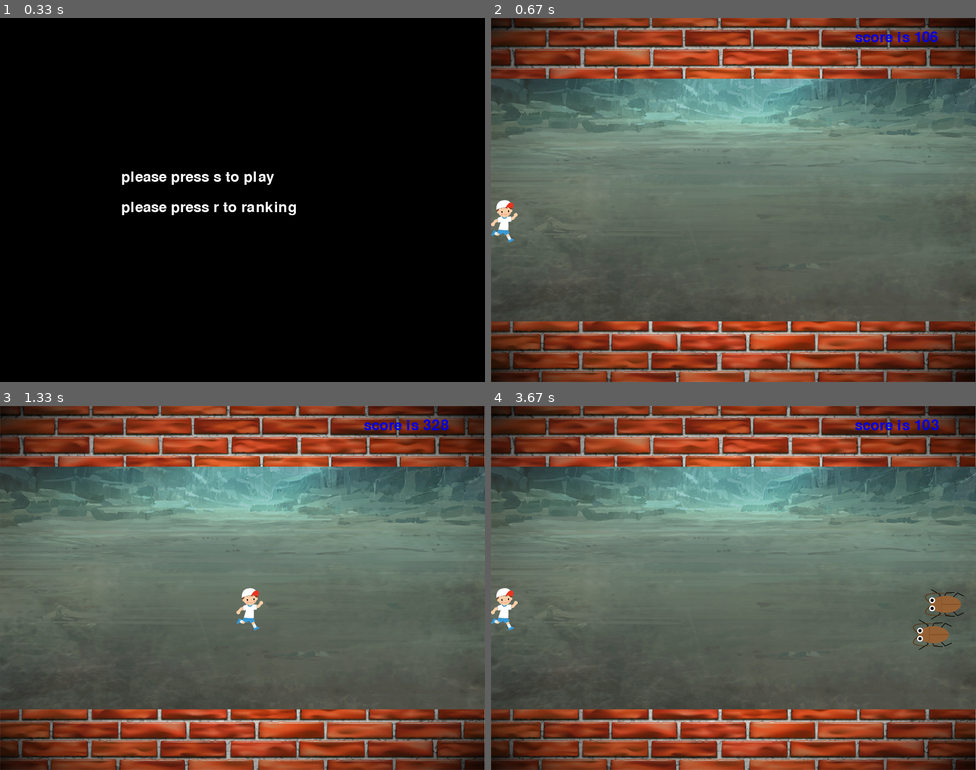
Above: before the commit, frames 1-4 (two rows, left to right).
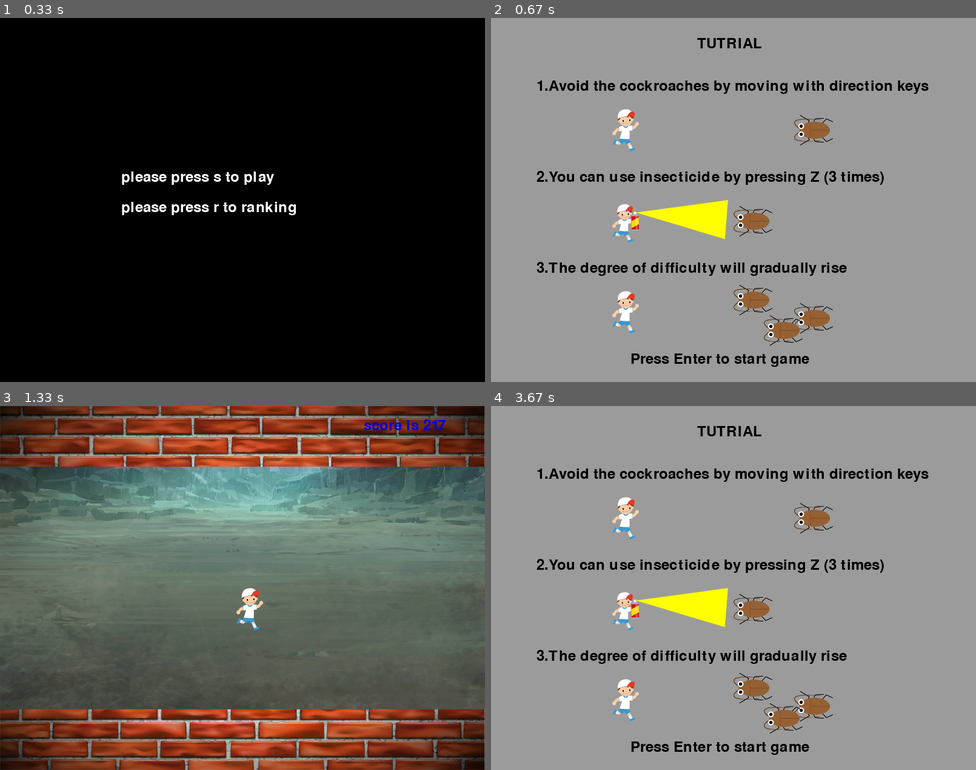
Above: after the commit, the same moments.

Repository: Juju-62q/Taro-sAdventure
Game: pygame game, started from client/MainMenu/MainMenu.py
Two runs of this game, one before a commit and one after it. Both use one fixed random seed, a clock stepped at 60 frames per second and the inputs below.
Inputs:
- Up to frame 1 (0.33 s): no input
- Up to frame 2 (0.67 s): tap S at 0.33 s
- Up to frame 3 (1.33 s): tap Enter at 0.67 s; hold Right from 1.1 s (still down)
- Up to frame 4 (3.67 s): release Right at 1.57 s; hold Up 1.6-1.9 s; hold Right 1.93-2.4 s; tap Enter at 3 s; tap S at 3.33 s

Frame 1 is identical in both runs. In frame 2, 98% of the frame differs, in the area x 0-100%, y 0-100%; in frame 3, less than 0.1%; in frame 4, 98%.

Commit message:
add tutrial

Diff:
--- a/client/ScrollGame/ScrollGame.py
+++ b/client/ScrollGame/ScrollGame.py
@@ -32,8 +32,43 @@
         self.backGround = pygame.image.load("GameContents/block.jpg")
         self.playZone = pygame.image.load("GameContents/playzone.png")
 
+    def tutrial(self):
+        self.surface.fill((155, 155, 155))
+
+        tutrial = self.sysFont.render("TUTRIAL", True, (0, 0, 0))
+        self.surface.blit(tutrial, (340, 30))
+
+        moveDescribe = self.sysFont.render("1.Avoid the cockroaches by moving with direction keys", True, (0, 0, 0))
+        self.surface.blit(moveDescribe, (75, 100))
+        self.surface.blit(self.player.getImage(), (200, 150))
+        self.surface.blit(self.gokiImage, (500, 160))
+
+        insecticideDescribe = self.sysFont.render("2.You can use insecticide by pressing Z (3 times)", True, (0, 0, 0))
+        self.surface.blit(insecticideDescribe, (75, 250))
+        self.surface.blit(pygame.image.load("GameContents/boy_killing.png"), (200, 300))
+        self.surface.blit(self.gokiImage, (400, 310))
+
+        difficultyDescribe = self.sysFont.render("3.The degree of difficulty will gradually rise", True, (0, 0, 0))
+        self.surface.blit(difficultyDescribe, (75, 400))
+        self.surface.blit(self.player.getImage(), (200, 450))
+        self.surface.blit(self.gokiImage, (400, 440))
+        self.surface.blit(self.gokiImage, (500, 470))
+        self.surface.blit(self.gokiImage, (450, 490))
+
+        gameStart = self.sysFont.render("Press Enter to start game", True, (0, 0, 0))
+        self.surface.blit(gameStart, (230, 550))
+
+        pygame.display.update()
+
+        while (1):
+            self.checkQuit()
+            pressedKey = pygame.key.get_pressed()
+            if pressedKey[pygame.K_RETURN]:
+                break
+
 
     def gamePlay(self):
+        self.tutrial()
 
         # for game over
         gameOver = False
